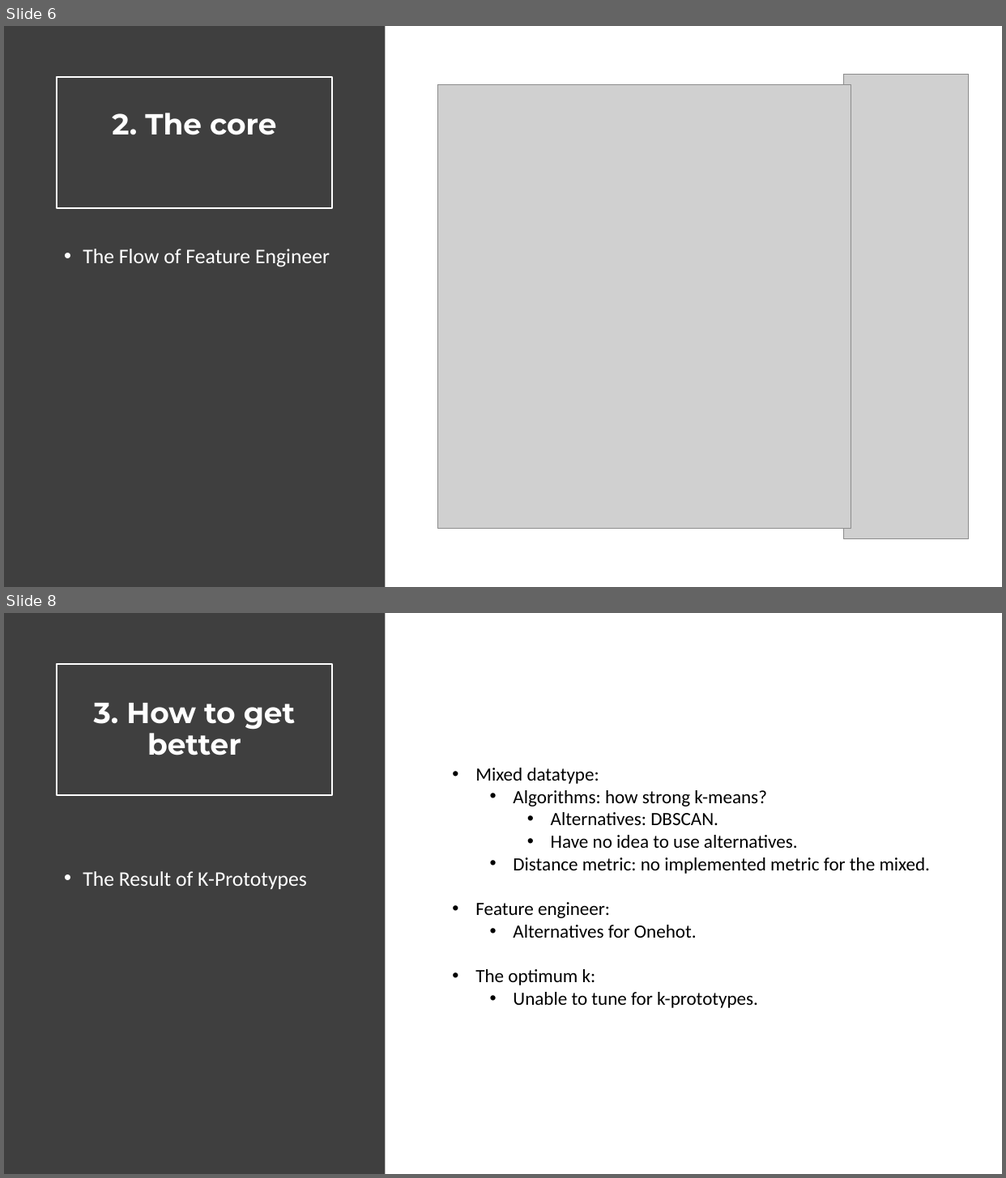
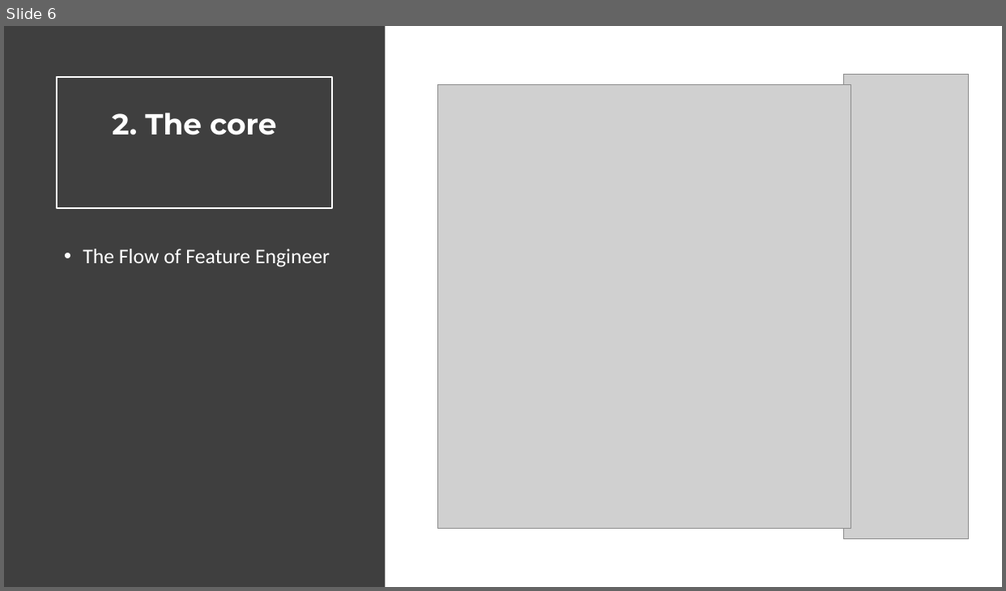
Before and after one commit to maisonhai3/Portfolio, a slide deck: 2_Boston_marathon/Boston_presentation.pptx. Shown one above the other, each under a label of ours: slides 6 and 8 before the commit, slide 6 after it; the slides between them are not shown. The pictures are 1006x1178 and 1006x591 pixels, drawn with LibreOffice and Linux fonts; fonts in the diff are those of the drawing; grey boxes stand for pictures. Boxes give left, top, right and bottom in pixels: in the first picture for what was removed or moved away, otherwise in the second. Text is boxed around its words. In the diff, an @@ line names an element or a change of style, - is before the commit and + after.

```diff
--- a/2_Boston_marathon/Boston_presentation.pptx
+++ b/2_Boston_marathon/Boston_presentation.pptx
@@ slide 8 removed at [4,613,1002,1174], background #FFFFFF @@
@@ rectangle removed at [4,613,385,1174] @@
@@ title removed at [57,664,332,796] @@
-3. How to get better
@@ text removed at [475,768,931,1008] @@
-• Mixed datatype:
-  • Algorithms: how strong k-means?
-    • Alternatives: DBSCAN.
-    • Have no idea to use alternatives.
-  • Distance metric: no implemented metric for the mixed.
-• Feature engineer:
-  • Alternatives for Onehot.
-• The optimum k:
-  • Unable to tune for k-prototypes.
@@ text removed at [83,871,307,889] @@
-• The Result of K-Prototypes
```
Also in this commit, not shown: 2 slides changed, 2 slides added, 29 other files.
